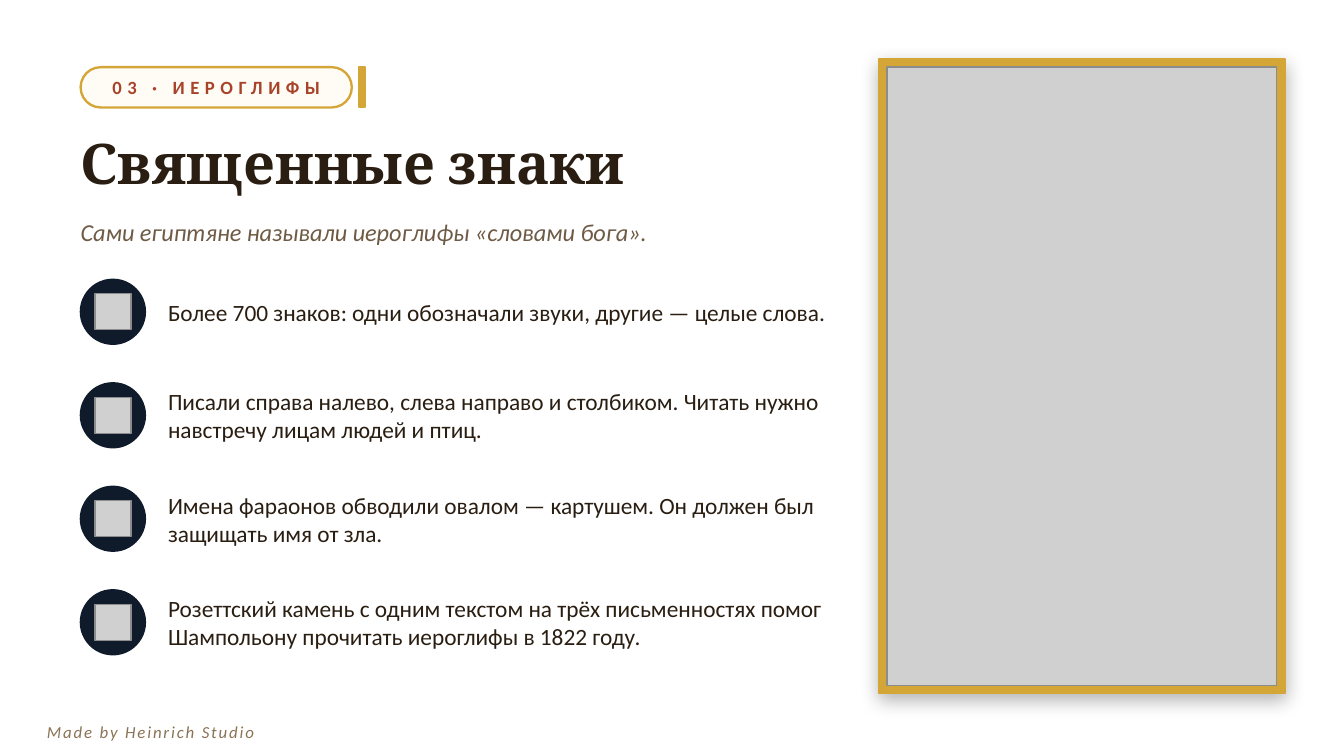
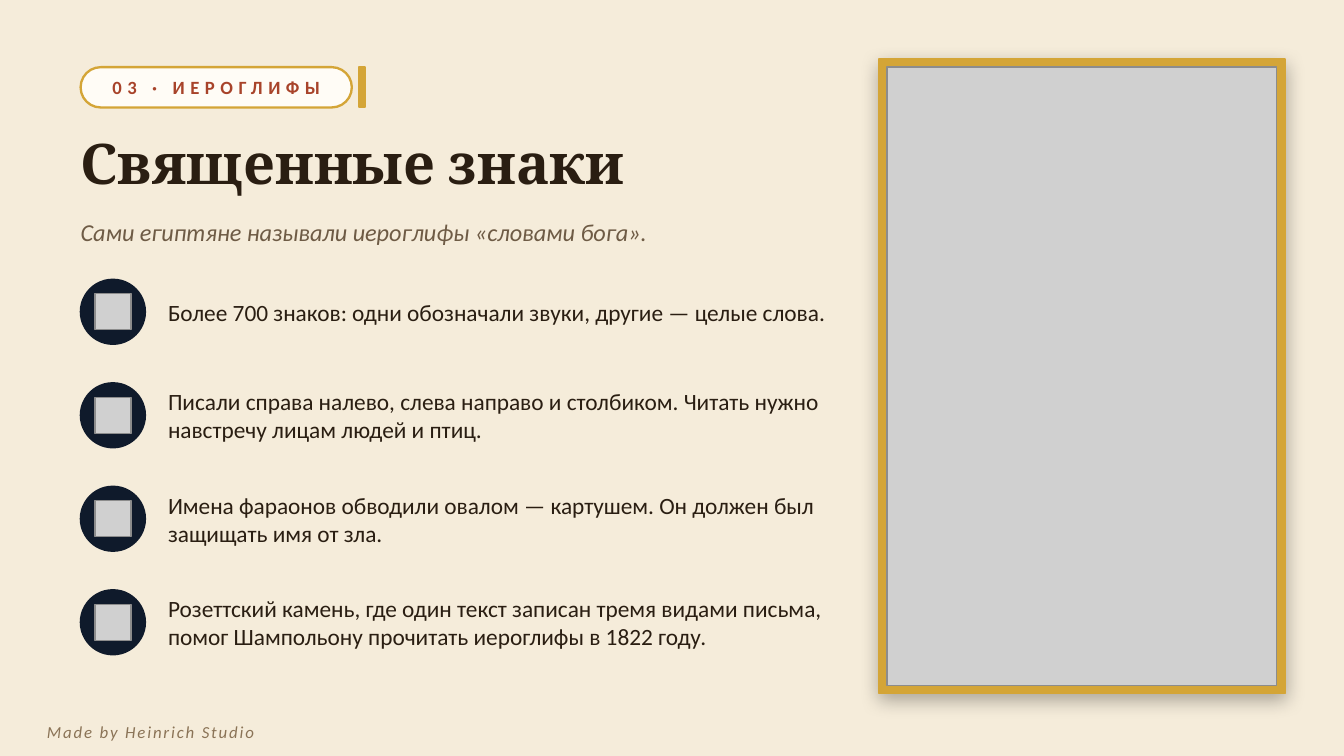
Before and after one commit to sl-himmelreich/heinrich-mario, a slide deck: slide 4 of Древний_Египет.pptx. Drawn at 1344x756 pixels with LibreOffice and Linux fonts; fonts in the diff are those of the drawing; grey boxes stand for pictures; background and template pictures are left out. Boxes give left, top, right and bottom in pixels: in the first picture for what was removed or moved away, otherwise in the second. Text is boxed around its words. In the diff, an @@ line names an element or a change of style, - is before the commit and + after.

```diff
--- a/Древний_Египет.pptx
+++ b/Древний_Египет.pptx
@@ background picture (left out) to #F5ECDA @@
@@ text at (168,601,821,649): text changed @@
-Розеттский камень с одним текстом на трёх письменностях помог Шампольону прочитать иероглифы в 1822 году.
+Розеттский камень, где один текст записан тремя видами письма, помог Шампольону прочитать иероглифы в 1822 году.
```
Also in this commit, not shown: 9 other slides changed, 1 other file.
